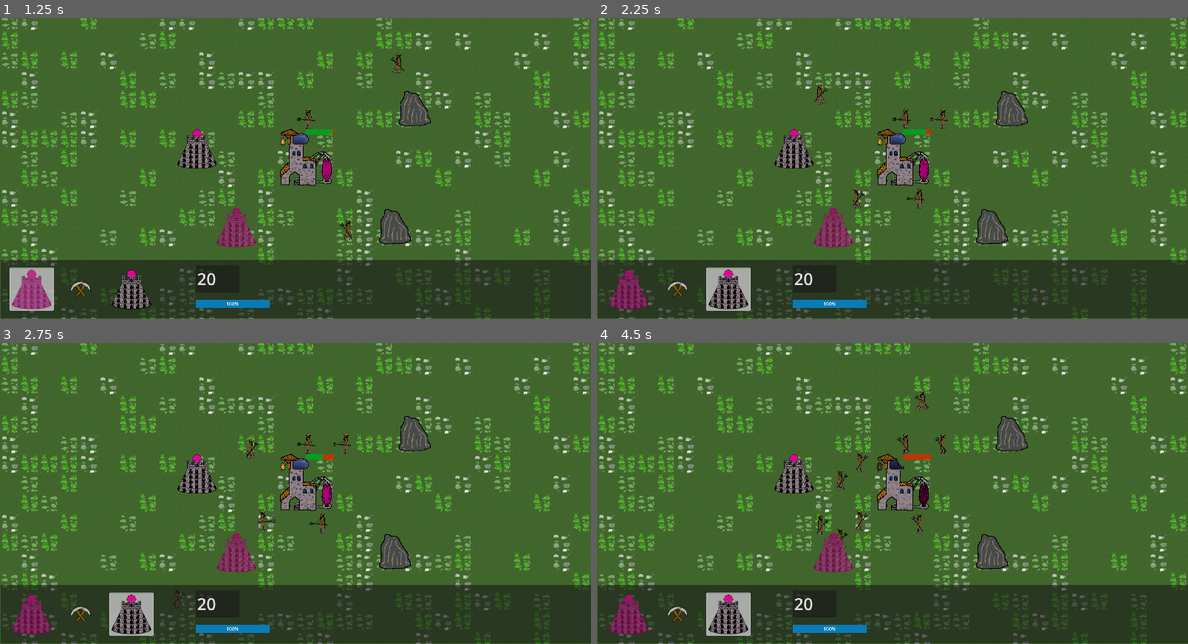
Above: before the commit, frames 1-4 (two rows, left to right).
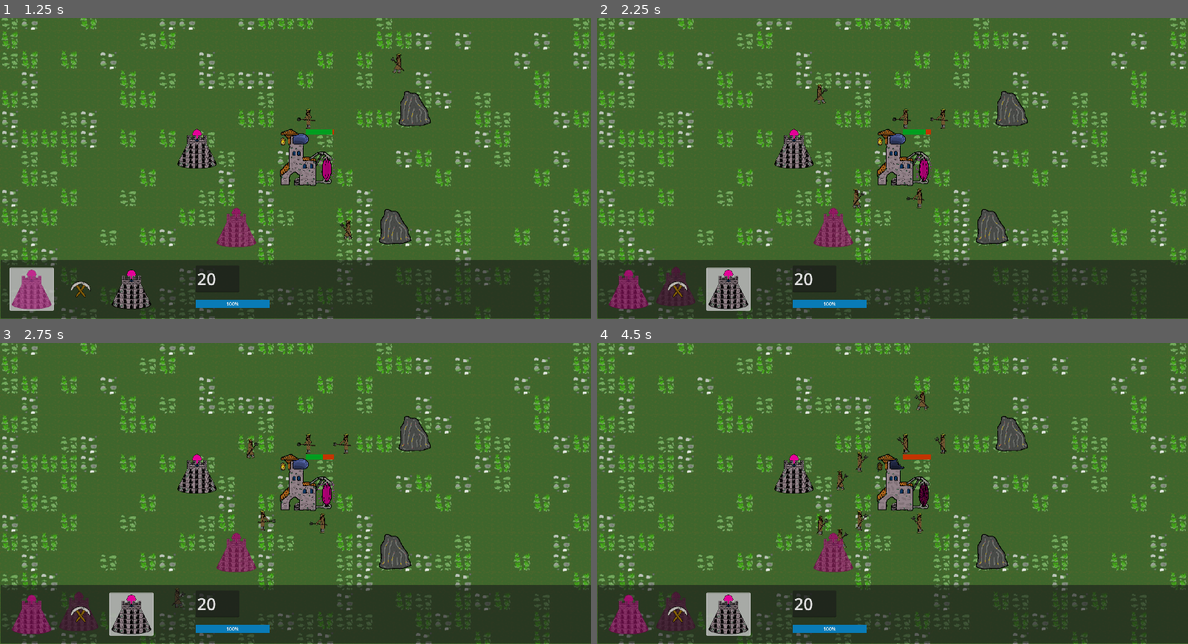
Above: after the commit, the same moments.

Repository: jaroslav2324/ludum_dare_54
Game: Godot game, scene res://scenes/main_scene.tscn
Two runs of this game, one before a commit and one after it. Both use one fixed random seed, a clock stepped at 60 frames per second and the inputs below.
Inputs (mouse positions are in pixels of both pictures, inside the frame that each line leads up to):
- Up to frame 1 (1.25 s): click (29, 288) at 0.5 s
- Up to frame 2 (2.25 s): click (679, 288) at 1.25 s; click (727, 288) at 2 s
- Up to frame 3 (2.75 s): no input
- Up to frame 4 (4.5 s): click (626, 613) at 2.75 s; click (679, 613) at 3.5 s; click (727, 613) at 4.25 s

Frame 1 is identical in both runs. In frame 2, 0.3% of the frame differs, in the area x 10-17%, y 82-96%; in frame 3, 0.3%; in frame 4, 0.4%, in the area x 10-42%, y 57-96%.

Commit message:
canSpawnMagicTower

Diff:
--- a/scenes/game.gd
+++ b/scenes/game.gd
@@ -14,6 +14,10 @@
 var coins = beginCoins
 var manna = beginManna
 
+var magicTowerCanSpawn = false
+var realTowerCanSpawn = false
+var magicTower = preload("res://scenes/tower_magic.tscn")
+
 # Called when the node enters the scene tree for the first time.
 func _ready():
 	# test
@@ -27,6 +31,9 @@
 func _process(delta):
 	emit_signal("currency", coins, manna)
 	$icons.position = get_global_mouse_position()
+
+	if magicTowerCanSpawn and Input.is_action_just_pressed("left"):
+		magicTowerSpawn(get_global_mouse_position())
 	pass
 
 func _on_spell_mine_stone_btn_pressed_sig():
@@ -40,3 +47,11 @@
 
 func _on_play_kupol_anim_sig():
 	get_node("construction/base/kupol").play()
+
+func magicTowerSpawn(pos):
+	print("try spawn magic tower")
+	var instance = magicTower.instantiate()
+	instance.position = Vector2(floor(pos.x/64)*64, floor(pos.y/64)*64)
+	print("position ",instance.position)
+	add_child(instance)
+	pass
--- a/scenes/main_scene.gd
+++ b/scenes/main_scene.gd
@@ -25,8 +25,10 @@
 func _on_interface_magic_tower_toggled(buttonPresed):
 	if buttonPresed:
 		get_node("game/icons/magicTowerIcon").visible = true
+		get_node("game").magicTowerCanSpawn = true
 	if !buttonPresed:
 		get_node("game/icons/magicTowerIcon").visible = false
+		get_node("game").magicTowerCanSpawn = false
 
 
 func _on_interface_tower_toggled(buttonPresed):
